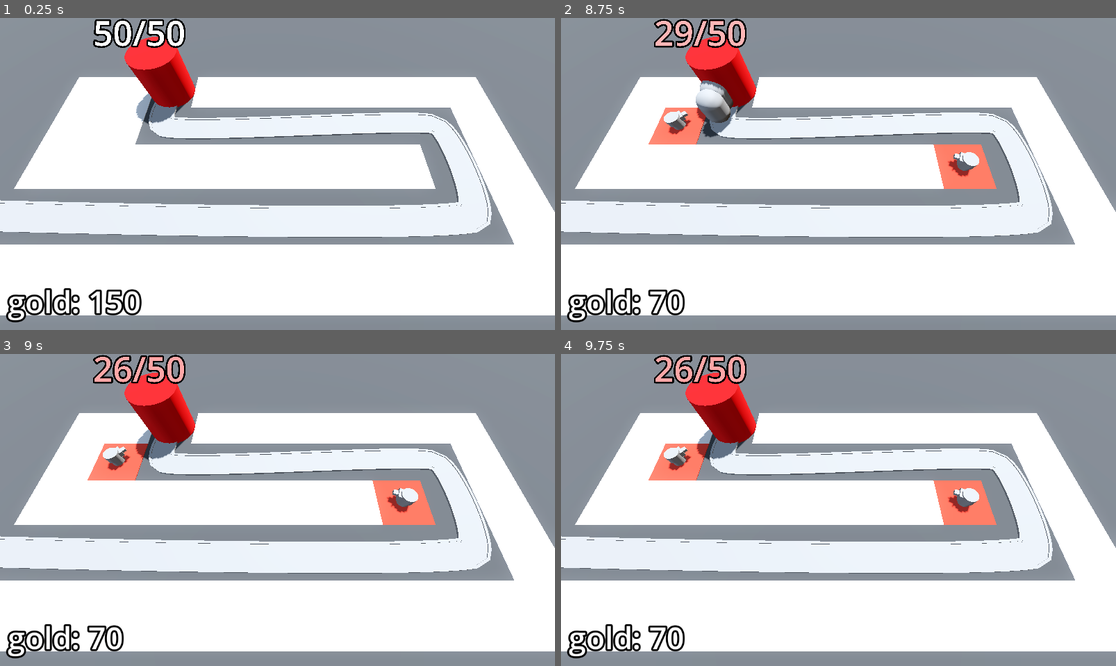
Above: before the commit, frames 1-4 (two rows, left to right).
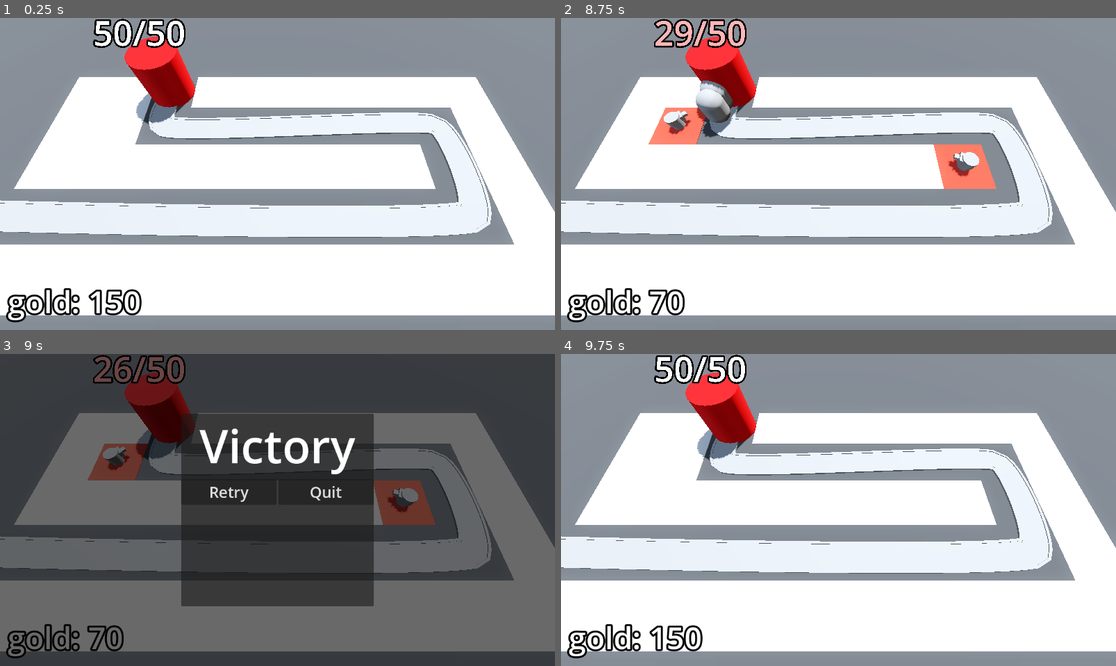
Above: after the commit, the same moments.

Repository: yubinex/barbarian-blaster
Game: Godot game, scene res://base_level.tscn
The game is run twice, just before and just after one commit, with the same random seed, the same clock (stepped at 60 frames per second) and the same inputs.
Inputs (mouse positions are in pixels of both pictures, inside the frame that each line leads up to):
- Up to frame 1 (0.25 s): no input
- Up to frame 2 (8.75 s): move the mouse to (960, 158) at 0.52 s; click (960, 158) at 0.6 s; move the mouse to (727, 189) at 1.27 s; click (727, 189) at 1.35 s; move the mouse to (894, 105) at 2.02 s; click (894, 105) at 2.1 s; move the mouse to (810, 236) at 2.77 s; click (810, 236) at 2.85 s; move the mouse to (1005, 220) at 3.52 s; click (1005, 220) at 3.6 s; move the mouse to (672, 127) at 4.27 s; click (672, 127) at 4.35 s; move the mouse to (866, 174) at 5.02 s; click (866, 174) at 5.1 s; move the mouse to (755, 96) at 5.77 s; click (755, 96) at 5.85 s; move the mouse to (960, 158) at 6.52 s; click (960, 158) at 6.6 s; move the mouse to (727, 189) at 7.27 s; click (727, 189) at 7.35 s; move the mouse to (894, 105) at 8.02 s; click (894, 105) at 8.1 s
- Up to frame 3 (9 s): move the mouse to (249, 572) at 8.77 s; click (249, 572) at 8.85 s
- Up to frame 4 (9.75 s): click (788, 491) at 9.5 s, where only the run after the commit has a clickable "Retry"

Frames 1-2 are identical in both runs. In frame 3, 98% of the frame differs, in the area x 0-100%, y 0-100%; in frame 4, 3.2%.
Error before the commit: Invalid assignment of property or key 'visible' with value of type 'bool' on a base object of type 'null instance'. (res://enemy_path.gd:29)

Commit message:
feat(ui): Implement victory screen UI and actions
- Add new script `victory_layer.gd` to handle "retry" and "quit" logic.
- Attach the script to the `VictoryLayer` scene.
- Connect `pressed` signals for the "Retry" and "Quit" buttons in `victory_layer.tscn`.
- Link the `VictoryLayer` scene in `base_level.tscn` by setting the `victory_layer` node path.

Diff:
--- a/base_level.tscn
+++ b/base_level.tscn
@@ -76,7 +76,7 @@
 script = ExtResource("3_u2wky")
 enemy_scene = ExtResource("2_5vx1e")
 difficulty_manager = NodePath("../DifficultyManager")
-victory_layer = NodePath("")
+victory_layer = NodePath("../VictoryLayer")
 
 [node name="Road" type="CSGPolygon3D" parent="EnemyPath"]
 polygon = PackedVector2Array(-1, 0, -1, 0.1, 1, 0.1, 1, 0)
--- /dev/null
+++ b/ui/victory_layer.gd
@@ -0,0 +1,9 @@
+extends CanvasLayer
+
+
+func _on_retry_button_pressed() -> void:
+	get_tree().reload_current_scene()
+
+
+func _on_quit_button_pressed() -> void:
+	get_tree().quit()
--- a/ui/victory_layer.tscn
+++ b/ui/victory_layer.tscn
@@ -1,10 +1,13 @@
-[gd_scene load_steps=2 format=3 uid="uid://o52j763jm6ir"]
+[gd_scene load_steps=3 format=3 uid="uid://o52j763jm6ir"]
+
+[ext_resource type="Script" uid="uid://cp2esp5se5bgs" path="res://ui/victory_layer.gd" id="1_y2jks"]
 
 [sub_resource type="LabelSettings" id="LabelSettings_td1oh"]
 font_size = 96
 
 [node name="VictoryLayer" type="CanvasLayer"]
 visible = false
+script = ExtResource("1_y2jks")
 
 [node name="ColorRect" type="ColorRect" parent="."]
 anchors_preset = 15
@@ -48,3 +51,6 @@
 size_flags_horizontal = 3
 theme_override_font_sizes/font_size = 32
 text = "Quit"
+
+[connection signal="pressed" from="CenterContainer/PanelContainer/VBoxContainer/HBoxContainer/RetryButton" to="." method="_on_retry_button_pressed"]
+[connection signal="pressed" from="CenterContainer/PanelContainer/VBoxContainer/HBoxContainer/QuitButton" to="." method="_on_quit_button_pressed"]
Not shown, added: ui/victory_layer.gd.uid
